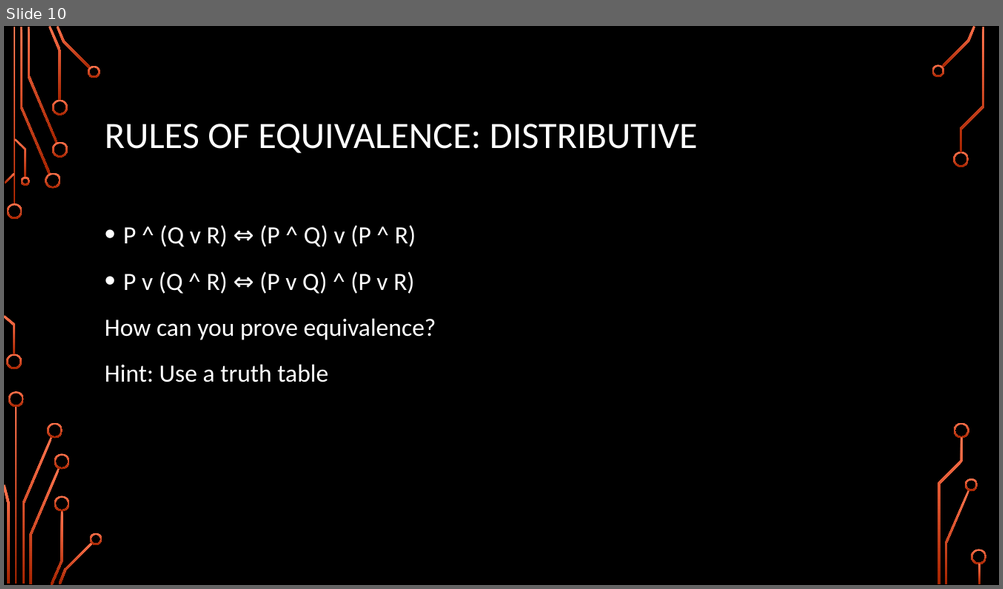
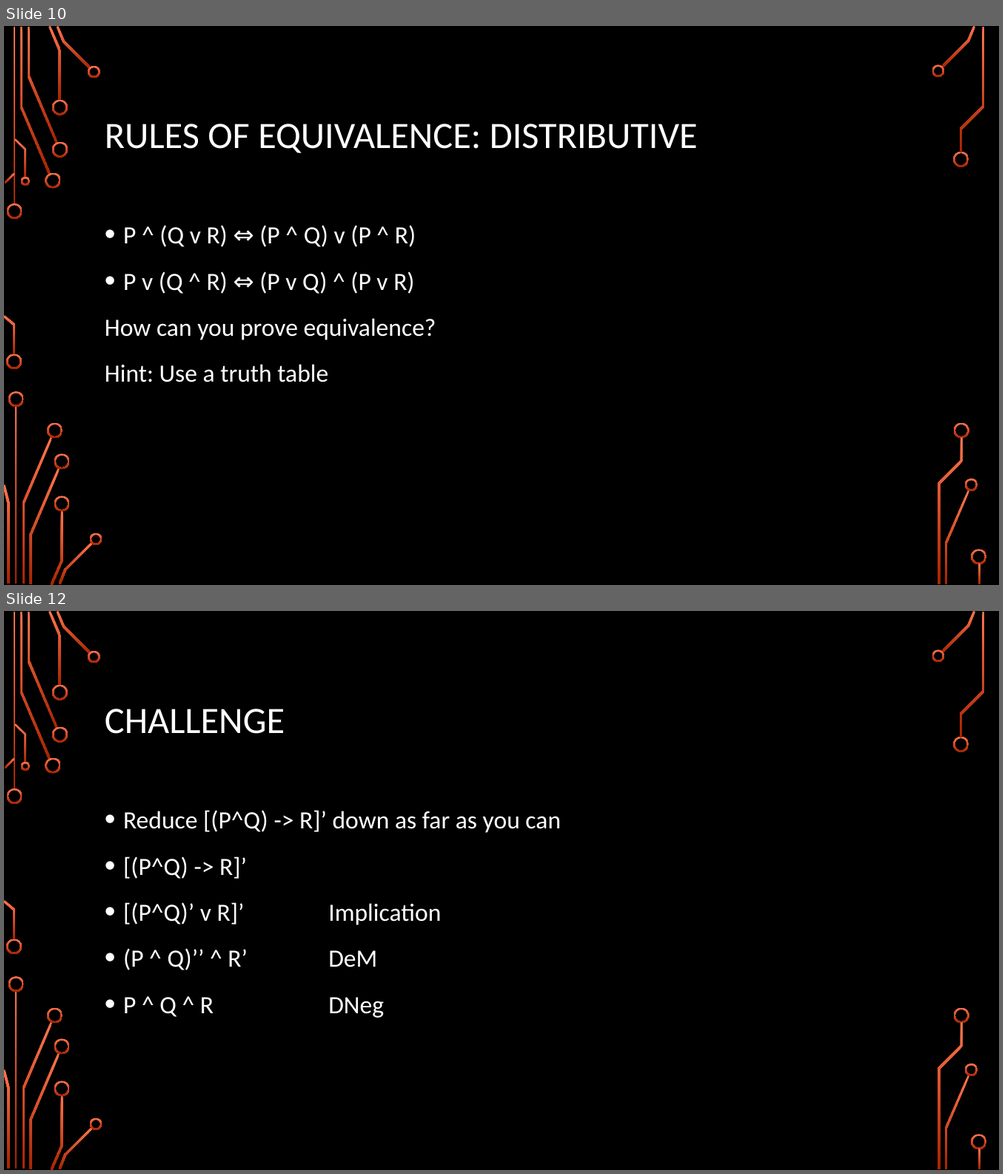
Before and after one commit to jameswilson281/CIS7---Discrete-Structures, a slide deck: Lectures/Lecture 3 - 20170906 Logic Laws.pptx. Shown one above the other, each under a label of ours: slide 10 before the commit, slides 10 and 12 after it; the slides between them are not shown. The pictures are 1003x589 and 1003x1174 pixels, drawn with LibreOffice and Linux fonts; fonts in the diff are those of the drawing; background and template pictures are left out. Boxes give left, top, right and bottom in pixels: in the first picture for what was removed or moved away, otherwise in the second. Text is boxed around its words. In the diff, an @@ line names an element or a change of style, - is before the commit and + after.

```diff
--- a/Lectures/Lecture 3 - 20170906 Logic Laws.pptx
+++ b/Lectures/Lecture 3 - 20170906 Logic Laws.pptx
@@ slide 12 added at (4,611,999,1170), background picture (left out); not listed: 36 template elements that a slide beside it also shows @@
@@ title added at (105,709,284,734), 36 pt, text #FFFFFF @@
+CHALLENGE
@@ text added at (123,810,560,1018), 24 pt, text #FFFFFF @@
+• Reduce [(P^Q) -> R]’ down as far as you can
+• [(P^Q) -> R]’
+• [(P^Q)’ v R]’ Implication
+• (P ^ Q)’’ ^ R’ DeM
+• P ^ Q ^ R DNeg
```
Also in this commit, not shown: 1 slide changed, 2 other slides added, 2 other files.
